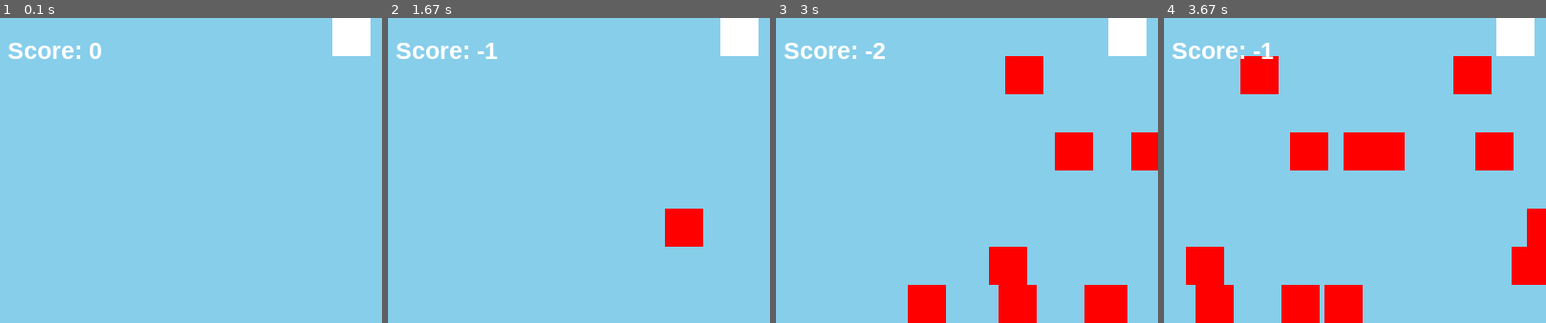
Above: before the commit, frames 1-4 (left to right).
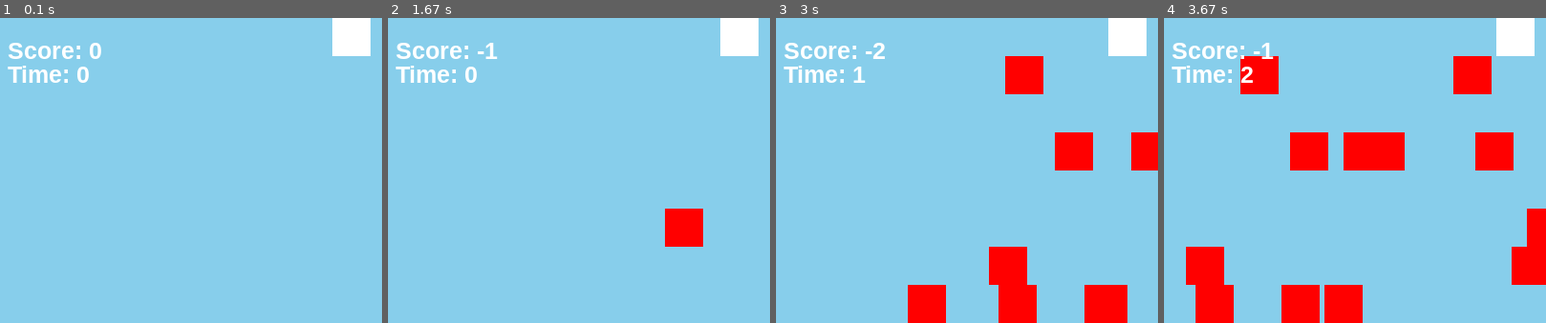
Above: after the commit, the same moments.

Repository: bhornby/Hornby-Classwork
Game: pygame game, started from python/Mini Project/Mini proj.py
Two runs of this game, one before a commit and one after it. Both use one fixed random seed, a clock stepped at 60 frames per second and the inputs below.
Inputs:
- Up to frame 1 (0.1 s): no input
- Up to frame 2 (1.67 s): hold Enter 0.33-0.8 s; hold Right 0.33-0.8 s; hold Right 0.83-1.3 s; hold Down 1.33-1.63 s
- Up to frame 3 (3 s): hold Right 1.67-2.13 s; hold Left 2.17-2.7 s; hold Down from 2.73 s (still down)
- Up to frame 4 (3.67 s): release Down at 3.03 s; hold Left 3.07-3.47 s; hold Up from 3.5 s (still down)
The pictures show only the part of the screen within x 2-52%, y 0-50%; the shares and areas given below are measured in that part.

The runs differ from the first frame. In frame 1, 0.5% of the frame differs, in the area x 2-24%, y 15-22%; in frame 2, 0.5%; in frame 3, 0.5%; in frame 4, 0.5%.

Commit message:
working return to play again

Diff:
--- a/python/Mini Project/Mini proj.py
+++ b/python/Mini Project/Mini proj.py
@@ -12,11 +12,15 @@
 #black screen
 size = (20 * block_size,16 * block_size)
 
+car_lane_list = [1*block_size,2*block_size,3*block_size,5*block_size,6*block_size,7*block_size,10*block_size,12*block_size,13*block_size,14*block_size,]
+
 screen = pygame.display.set_mode(size)
 
 #title of the window
 pygame.display.set_caption("MINI Project")
 
+
+#time
 #exit game falg set to false
 done = False
 
@@ -35,6 +39,10 @@
         self.score = 0
         self.old_score = 0
         self.lives = 1
+        self.time = 0
+        self.old_time = 0
+        self.start_time = 0
+
 
         #set position of player
         self.rect = self.image.get_rect()
@@ -67,6 +75,10 @@
         self.old_x = self.rect.x
 
         self.old_score = self.score
+        self.old_time = self.time
+        if self.start_time == 0:
+            self.start_time = pygame.time.get_ticks()//1000
+        self.time = pygame.time.get_ticks()//1000 - self.start_time
 
     def player_set_speed(self,x,y):
         self.speed_x = x
@@ -100,17 +112,21 @@
         self.rect.y = 0*block_size
     #end procedure
 
-all_sprite_group = pygame.sprite.Group()
-
-my_player = Player(YELLOW,block_size,block_size,5)
-
-all_sprite_group.add(my_player)
-
-car_group = pygame.sprite.Group()
-
-car_lane_list = [1*block_size,2*block_size,3*block_size,5*block_size,6*block_size,7*block_size,10*block_size,12*block_size,13*block_size,14*block_size,]
-
-portal_group = pygame.sprite.Group()
+def reset_game():
+    global all_sprite_group
+    all_sprite_group = pygame.sprite.Group()
+
+    global car_group
+    car_group = pygame.sprite.Group()
+
+    global portal_group
+    portal_group = pygame.sprite.Group()
+
+    global my_player
+    my_player = Player(YELLOW,block_size,block_size,5)
+
+    all_sprite_group.add(my_player)
+#end procedure
 
 def car_spawn():
     x = screen.get_width()
@@ -135,7 +151,12 @@
     text = font.render("Score: " + str(my_player.score),True,WHITE)
     screen.blit(text, (x,y))
 #end functions
-
+def show_time(x,y):
+    font = pygame.font.SysFont('Arial', 25, True, False)
+    text = font.render("Time: " + str(my_player.time),True,WHITE)
+    screen.blit(text, (x,y))
+
+reset_game()
 pygame.init()
 #game loop
 while not done:
@@ -155,6 +176,8 @@
             elif event.key == pygame.K_DOWN:
                 my_player.player_set_speed(0,40)
                 my_player.score = my_player.score - 1
+            elif event.key == pygame.K_RETURN and my_player.lives < 1:
+                reset_game()
 
         elif event.type == pygame.KEYUP:
             if event.key == pygame.K_RIGHT or event.key == pygame.K_LEFT or event.key == pygame.K_UP or event.key == pygame.K_DOWN:
@@ -177,11 +200,14 @@
         screen.fill(WHITE)
         font= pygame.font.SysFont('Arial', 50, True, False)
         font2= pygame.font.SysFont('Arial', 20, True, False)
-        text = font.render("Game Over",True,BLACK)
-        text2 = font2.render("Score: " + str(my_player.old_score),True,BLACK)
-        screen.blit(text, (screen.get_width()//2 - text.get_width()//2,screen.get_height()//2 - text.get_height()//2))
-        screen.blit(text2, (screen.get_width()//2 - text2.get_width()//2,screen.get_height()//1.8 - text2.get_height()//2))
-
+
+        text = [(font.render("Game Over",True,BLACK),2),
+                (font2.render("Score: " + str(my_player.old_score),True,BLACK),1.8),
+                (font2.render("Time: " + str(my_player.old_time),True,BLACK),1.65)
+                ]
+        for t,h in text:
+            screen.blit(t, (screen.get_width()//2 - t.get_width()//2,screen.get_height()//h - t.get_height()//2))
+        #next t,h
     else:
         #update all sprites
         all_sprite_group.update()
@@ -193,6 +219,7 @@
     portal_spawn()
     car_spawn()
     show_score(20,20)
+    show_time(20,45)
     pygame.display.flip()
     clock.tick(60)
 
